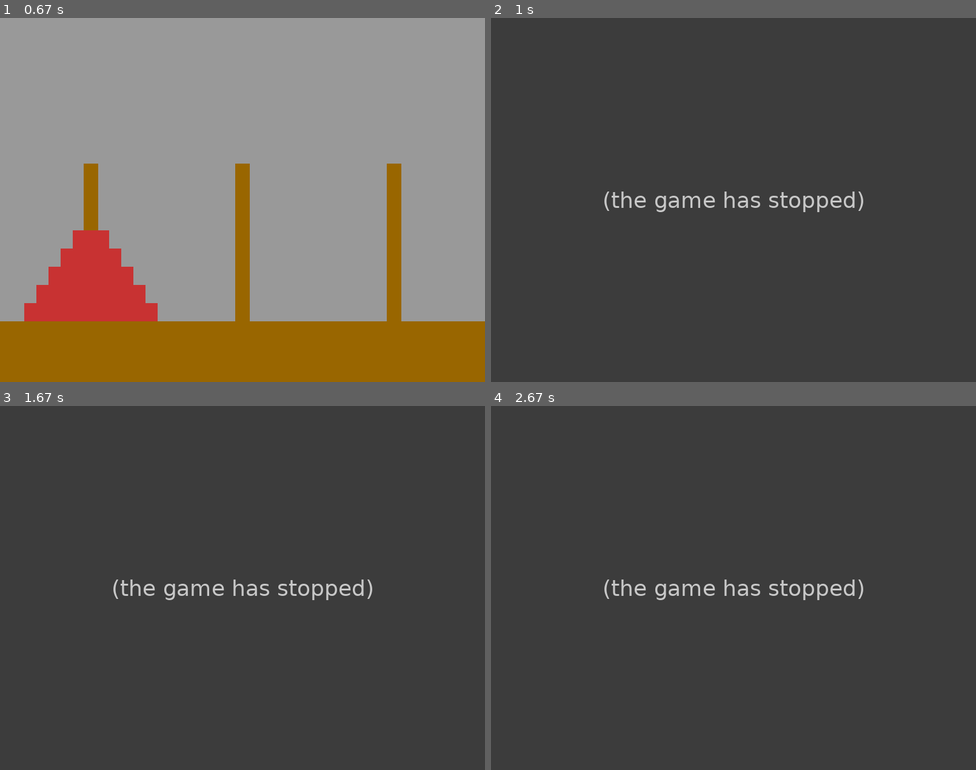
Above: before the commit, frames 1-4 (two rows, left to right).
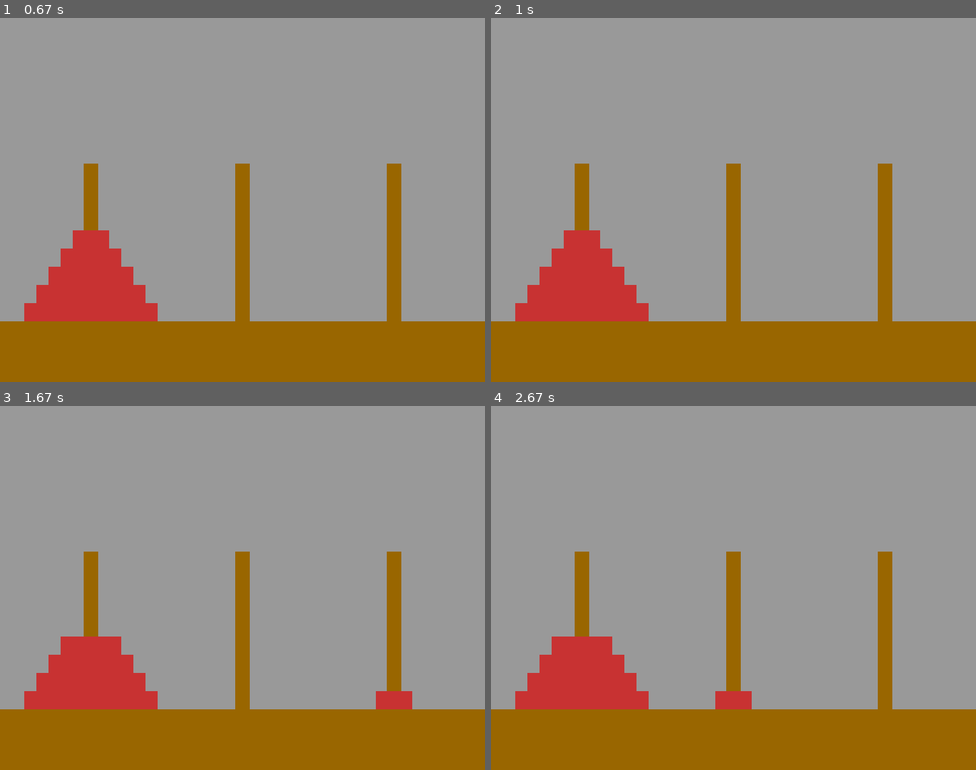
Above: after the commit, the same moments.

Repository: dhrjsfud0522/pygame
Game: pygame game, started from Tower_of_Hanoi.py
Two runs of this game, one before a commit and one after it. Both use one fixed random seed, a clock stepped at 60 frames per second and the inputs below.
Inputs (mouse positions are in pixels of both pictures, inside the frame that each line leads up to):
- Up to frame 1 (0.67 s): click (242, 200) at 0.38 s
- Up to frame 2 (1 s): click (617, 203) at 0.72 s
- Up to frame 3 (1.67 s): click (421, 715) at 1.05 s
- Up to frame 4 (2.67 s): click (917, 726) at 2.22 s; click (655, 467) at 2.55 s

Frame 1 is identical in both runs. In frame 2, 100% of the frame differs, in the area x 0-100%, y 0-100%; in frame 3, 100%; in frame 4, 100%.
Error before the commit: IndexError: list index out of range (Tower_of_Hanoi.py line 54); the game stopped at 0.72 s (later frames are placeholders)

Commit message:
함수로 바꾸기 전

Diff:
--- a/Tower_of_Hanoi.py
+++ b/Tower_of_Hanoi.py
@@ -46,48 +46,86 @@
                 mouse_x = pygame.mouse.get_pos()[0]
                 if mouse_x <= 270:
                     if step == 0:
-                        choise = 1
-                        step = 1
+                        if len(s1) != 0:
+                            choise = 1
+                            step = 1
                     else:
                         change = 1
                         if choise == 2:
-                            s1.insert(len(s1), s2[-1])
-                            del(s2[-1])
+                            if len(s1) == 0:
+                                s1.insert(len(s1), s2[-1])
+                                del(s2[-1])
+                            elif s2[-1] > s1[-1]:
+                                s1.insert(len(s1), s2[-1])
+                                del(s2[-1])
                         if choise == 3:
-                            s1.insert(len(s1), s3[-1])
-                            del(s3[-1])
+                            if len(s1) == 0:
+                                s1.insert(len(s1), s3[-1])
+                                del(s3[-1])
+                            elif s3[-1] > s1[-1]:
+                                s1.insert(len(s1), s3[-1])
+                                del(s3[-1])
                         step = 0
+                        print(s1)
+                        print(s2)
+                        print(s3)
+                        choise = 0
+                        change = 0
                 elif mouse_x <= 530:
                     if step == 0:
-                        choise = 2
-                        step = 1
+                        if len(s2) != 0:
+                            choise = 2
+                            step = 1
                     else:
                         change = 2
                         if choise == 1:
-                            s2.insert(len(s2), s1[-1])
-                            del(s1[-1])
+                            if len(s2) == 0:
+                                s2.insert(len(s2), s1[-1])
+                                del(s1[-1])
+                            elif s1[-1] > s2[-1]:
+                                s2.insert(len(s2), s1[-1])
+                                del(s1[-1])
                         if choise == 3:
-                            s2.insert(len(s2), s3[-1])
-                            del(s3[-1])
+                            if len(s2) == 0:
+                                s2.insert(len(s2), s3[-1])
+                                del(s3[-1])
+                            elif s3[-1] > s2[-1]:
+                                s2.insert(len(s2), s3[-1])
+                                del(s3[-1])
                         step = 0
+                        print(s1)
+                        print(s2)
+                        print(s3)
+                        choise = 0
+                        change = 0
                 else:
                     if step == 0:
-                        choise = 3
-                        step = 1
+                        if len(s3) != 0:
+                            choise = 3
+                            step = 1
                     else:
                         change = 3
                         if choise == 1:
-                            s3.insert(len(s3), s1[-1])
-                            del(s1[-1])
+                            if len(s3) == 0:
+                                s3.insert(len(s3), s1[-1])
+                                del(s1[-1])
+                            elif s1[-1] > s3[-1]:
+                                s3.insert(len(s3), s1[-1])
+                                del(s1[-1])
                         if choise == 2:
-                            s3.insert(len(s3), s2[-1])
-                            del(s2[-1])
+                            if len(s3) == 0:
+                                s3.insert(len(s3), s2[-1])
+                                del(s2[-1])
+                            elif s2[-1] > s3[-1]:
+                                s3.insert(len(s3), s2[-1])
+                                del(s2[-1])
                         step = 0
-
-                print(choise, change)
-                print(s1)
-                print(s2)
-                print(s3)
+                        print(choise, change)
+                        print(s1)
+                        print(s2)
+                        print(s3)
+                        choise = 0
+                        change = 0
 
         screen.fill(BACKGROUND)
         pygame.draw.rect(screen, BASE, [0, 500, 800, 600], 0)
--- /dev/null
+++ b/define.py
@@ -0,0 +1,25 @@
+def n(l1, l2, l3, n1, n2, n3):   #(자기 자신, 2번째 꺼, 3번쨰 꺼)
+    if mouse_x <= 270:
+        if len(l1) != 0:
+            choise = n1
+            step = 1
+        else:
+            change = n1
+            if choise == n2:
+                if len(l1) == 0:
+                    l1.insert(len(l1), l2[-1])
+                    del(l2[-1])
+                elif l2[-1] > l1[-1]:
+                    l1.insert(len(l1), l2[-1])
+                    del(l2[-1])
+            if choise == n3:
+                if len(l1) == 0:
+                    l1.insert(len(l1), l3[-1])
+                    del(l3[-1])
+                elif l3[-1] > l1[-1]:
+                    l1.insert(len(l1), l3[-1])
+                    del(l3[-1])
+        step = 0
+        choise = 0
+        change = 0
+        return(l1, l2, l3)
--- /dev/null
+++ b/hi.py
@@ -0,0 +1,3 @@
+n = ([3,4, 6, 7], [23, 5,6], [5,3,6])
+a, b, c = n
+print(a, b, c)
